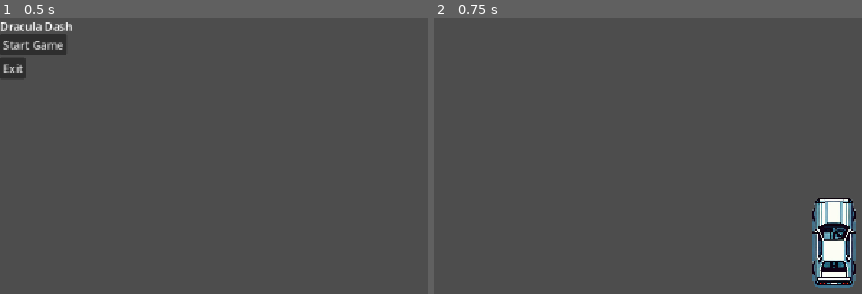
Above: before the commit, frames 1-2 (left to right).
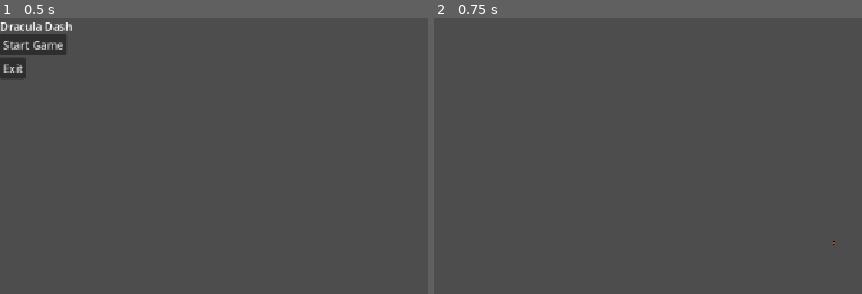
Above: after the commit, the same moments.

Repository: danielcannell/dracula-dash
Game: Godot game, scene res://scenes/title.tscn
Same seed, same stepped clock (60 frames per second), same inputs: the game is played once before the commit and once after it.
Inputs:
- Up to frame 1 (0.5 s): no input
- Up to frame 2 (0.75 s): click "Start Game" at 0.5 s

Frame 1 is identical in both runs. In frame 2, 3.2% of the frame differs, in the area x 88-99%, y 65-98%.

Commit message:
Add dracula van art

Diff:
--- a/scenes/dracula.tscn
+++ b/scenes/dracula.tscn
@@ -1,17 +1,17 @@
 [gd_scene format=3 uid="uid://bttwaix4lnef6"]
 
 [ext_resource type="Script" uid="uid://uy3vauh8sdkx" path="res://scripts/dracula.gd" id="1_bwuyn"]
-[ext_resource type="Texture2D" uid="uid://xob3oylyvh16" path="res://art/Car.png" id="2_kixt8"]
+[ext_resource type="Texture2D" uid="uid://6s74t6d6w7m2" path="res://art/ambulance.png" id="2_bwuyn"]
 
 [sub_resource type="RectangleShape2D" id="RectangleShape2D_u8vuu"]
-size = Vector2(328, 648)
+size = Vector2(16, 30)
 
 [node name="Dracula" type="CharacterBody2D" unique_id=199222267]
 script = ExtResource("1_bwuyn")
 
 [node name="Sprite2D" type="Sprite2D" parent="." unique_id=166284994]
-texture = ExtResource("2_kixt8")
+texture_filter = 1
+texture = ExtResource("2_bwuyn")
 
 [node name="CollisionShape2D" type="CollisionShape2D" parent="." unique_id=1269495273]
-position = Vector2(2, -1)
 shape = SubResource("RectangleShape2D_u8vuu")
Binary file added: art/ambulance.png
Not shown, added: art/ambulance.png.import
